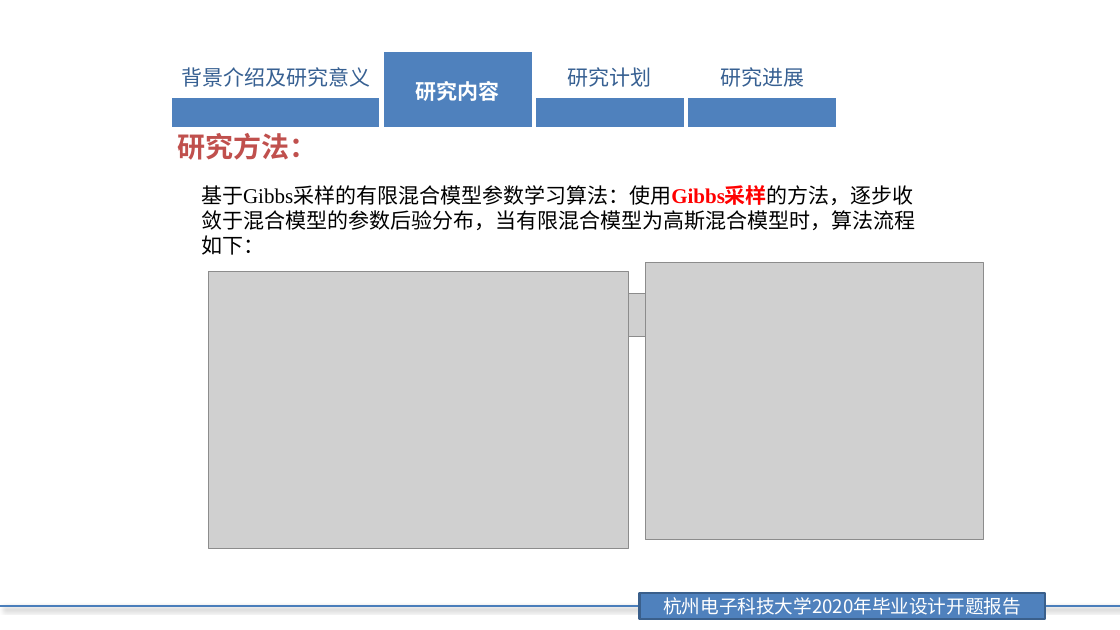
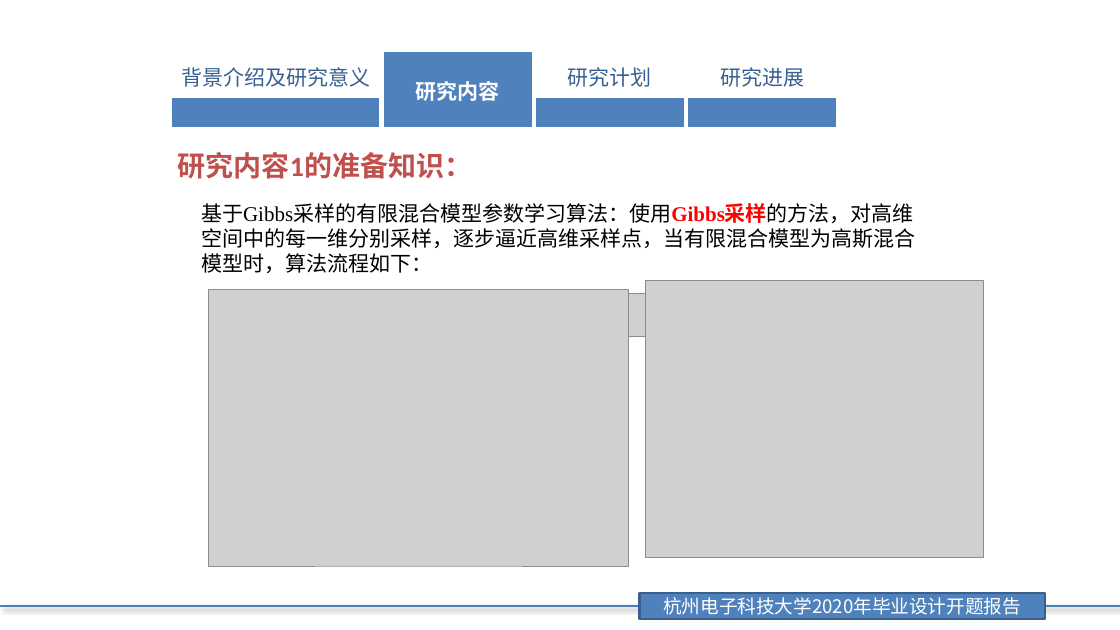
Before and after one commit to JeromeYHj214/Paper-Learning, a slide deck: slide 18 of 杨豪杰开题/论文答辩开题报告(杨豪杰).pptx (slide 6 before the commit). Drawn at 1120x630 pixels with LibreOffice and Linux fonts; fonts in the diff are those of the drawing; grey boxes stand for pictures; background and template pictures are left out. Boxes give left, top, right and bottom in pixels: in the first picture for what was removed or moved away, otherwise in the second. Text is boxed around its words. In the diff, an @@ line names an element or a change of style, - is before the commit and + after.

```diff
--- a/杨豪杰开题/论文答辩开题报告(杨豪杰).pptx
+++ b/杨豪杰开题/论文答辩开题报告(杨豪杰).pptx
@@ text at <box>178,152,472,179</box>: text changed @@
-研究方法：
+研究内容1的准备知识：
@@ text at <box>201,203,915,273</box>: text changed @@
-基于Gibbs采样的有限混合模型参数学习算法：使用Gibbs采样的方法，逐步收敛于混合模型的参数后验分布，当有限混合模型为高斯混合模型时，算法流程如下：
+基于Gibbs采样的有限混合模型参数学习算法：使用Gibbs采样的方法，对高维空间中的每一维分别采样，逐步逼近高维采样点，当有限混合模型为高斯混合模型时，算法流程如下：
@@ picture: place and size @@
-picture at <box>208,271,628,548</box>
+picture at <box>208,290,628,566</box>
@@ picture: place and size @@
-picture at <box>645,263,984,540</box>
+picture at <box>645,281,984,558</box>
```
Also in this commit, not shown: 13 other slides changed, 2 slides added, 1 slide removed.
